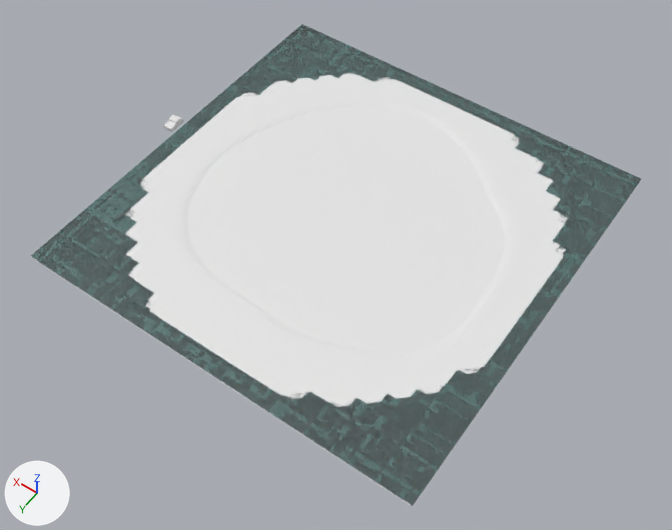
Before and after pictures for a commit that changed the Blender file Assets/Our Assets/Art/3D Assets/Enviornment/Terrain/Lake Terrain Blend.blend.
The view is the same before and after, from a camera (50 mm lens) standing at (-159.0, 231.0, 322.0) and looking at (0.0, 8.0, -28.0). The axes (+X, +Y, +Z) are drawn at lower left. The lights are the same throughout.

Names of what the first picture shows: 'Lake V3.001', 'Old Lake Terrain', 'Plane.001'.
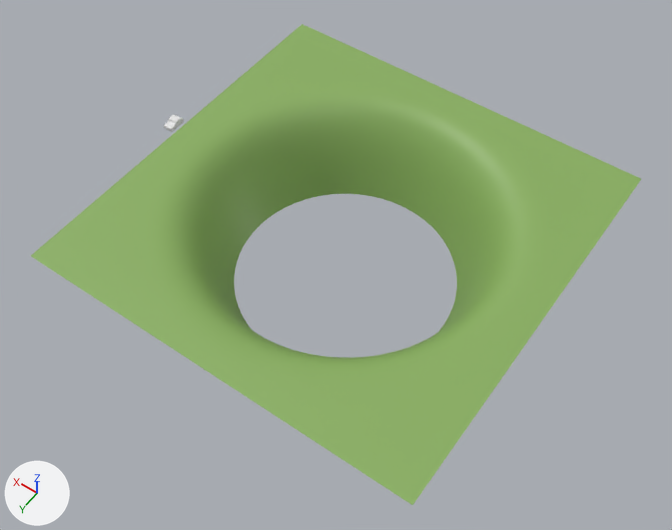
Pixel boxes (x1, y1, x2, y2) of what changed, in the pictures (672 x 530 px):
```json
{"object": "Old Lake Terrain", "change": "hidden", "before": [31, 24, 641, 505]}
{"object": "Plane.001", "change": "hidden", "before": [32, 106, 641, 506]}
{"part": 1, "of": "me_plane_019", "change": "surface changed", "before": [32, 25, 640, 502], "after": [31, 24, 641, 505]}
```

Scene script edits in JSON lines:
```json
{"block": "me_plane_019", "where": "me_plane_019.from_pydata(...)  # 2022 vertices, 1804 faces; spans x -100.0..100.0, y -100.0..100.0, z -45.0..0.0"}
{"block": "me_plane_019", "where": "# used by ob_lake_v3_001; location = (0.0, 0.0, 0.0)"}
{"block": "me_plane_019", "change": "me_plane_019 part 1: texture (UV) coordinates of 1804 of 1804 faces, centred in x -98.0..98.0, y -98.0..98.0, z -44.0..0.0, changed; they spanned u 0.53..0.53, v 0.24..0.24 and now span u 0.45..0.47, v 0.25..0.27"}
{"op": "add", "block": "ob_old_lake_terrain", "code": "ob_old_lake_terrain.hide_set(True)"}
{"op": "add", "block": "ob_plane_001", "code": "ob_plane_001.hide_set(True)"}
```
